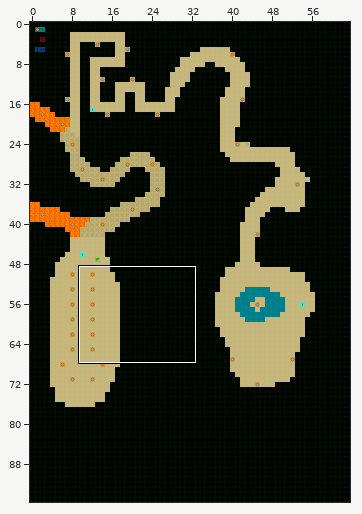
One commit to this Tiled map: assets-src/maps/chap1.tmx. The picture above shows the old version from afar; the outline marks the close-up.
Close-up. First the earlier version:
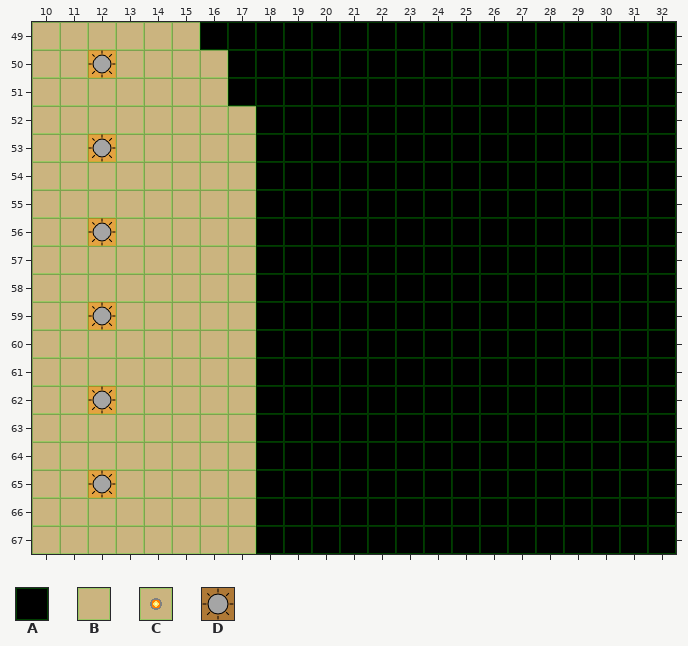
Cells are 32x32 px. Shown: x 10..32, y 49..67. The commit also changed other parts of the map, which this record leaves out.
Key: from "basic": A 0, B 1, C 8; from "items": D 0.
_ is an empty cell.
Objects are placed by their top-left corner, in cells (3,4 is the top-left corner of cell 3,4); size is 1x1 cell unless given.
Layers that did not change in this view are not listed.
Layer "map" before, first column x 10:
49 BBBBBBAAAAAAAAAAAAAAAAA
50 BBCBBBBAAAAAAAAAAAAAAAA
51 BBBBBBBAAAAAAAAAAAAAAAA
52 BBBBBBBBAAAAAAAAAAAAAAA
53 BBCBBBBBAAAAAAAAAAAAAAA
54 BBBBBBBBAAAAAAAAAAAAAAA
55 BBBBBBBBAAAAAAAAAAAAAAA
56 BBCBBBBBAAAAAAAAAAAAAAA
57 BBBBBBBBAAAAAAAAAAAAAAA
58 BBBBBBBBAAAAAAAAAAAAAAA
59 BBCBBBBBAAAAAAAAAAAAAAA
60 BBBBBBBBAAAAAAAAAAAAAAA
61 BBBBBBBBAAAAAAAAAAAAAAA
62 BBCBBBBBAAAAAAAAAAAAAAA
63 BBBBBBBBAAAAAAAAAAAAAAA
64 BBBBBBBBAAAAAAAAAAAAAAA
65 BBCBBBBBAAAAAAAAAAAAAAA
66 BBBBBBBBAAAAAAAAAAAAAAA
67 BBBBBBBBAAAAAAAAAAAAAAA
Objects on layer "lights" before:
D "LowLight" at 12,50
D "LowLight" at 12,53
D "LowLight" at 12,56
D "LowLight" at 12,59
D "LowLight" at 12,62
D "LowLight" at 12,65
The result:
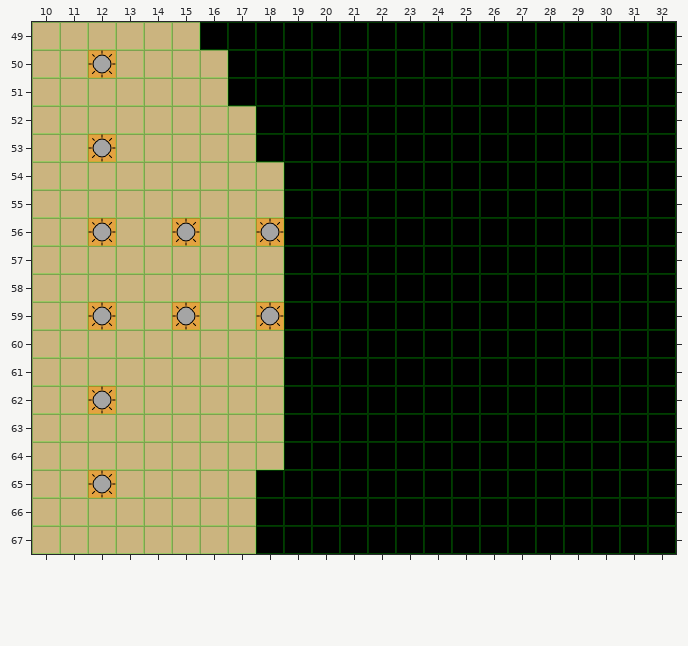
The exact change:
Layer "map":
y 54..55: x 18 A -> B
y 56: x 15 B -> C; x 18 A -> C
y 57..58: x 18 A -> B
y 59: x 15 B -> C; x 18 A -> C
y 60..64: x 18 A -> B
Layer "lights":
added: D "LowLight" at 15,56
added: D "LowLight" at 18,56
added: D "LowLight" at 15,59
added: D "LowLight" at 18,59
Where, in picture pixels (left, top, right, bottom), the same in both close-ups:
changed: (256, 162, 284, 470)
changed: (172, 218, 200, 246)
changed: (172, 302, 200, 330)
